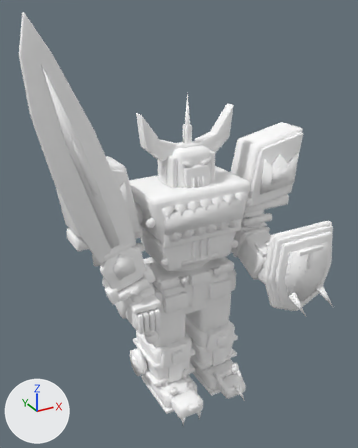
One commit to the OBJ model Assets/Zord/zord.obj: the scene before it, then after it.
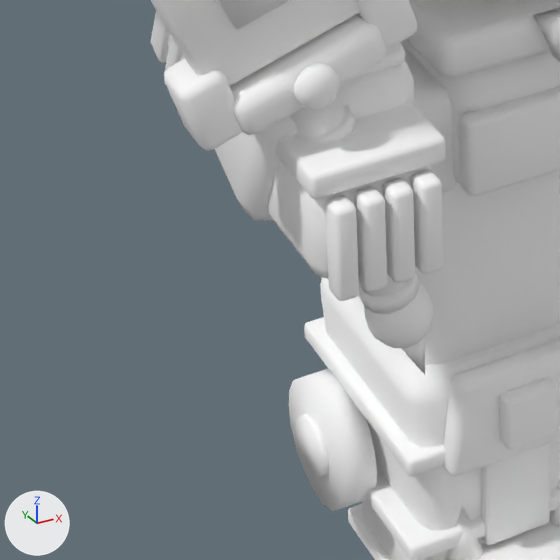
The first picture shows the older version from a camera (50 mm lens) standing at (-2.63, -4.61, 4.51) and looking at (-0.21, -0.21, 2.31). The close-ups show the older and then the newer version on the part from 20% to 51% of the width and 61% to 86% of the height of that picture. Only the edits that show in the close-ups are written down. Every picture has the same lights, and +X, +Y and +Z are marked at lower left. Where no turn or scale is listed for an object, it has been applied to the vertices.

In view in the first close-up: 'footR', 'foreArmR', 'pelvis', 'shinR', 'thighR'.
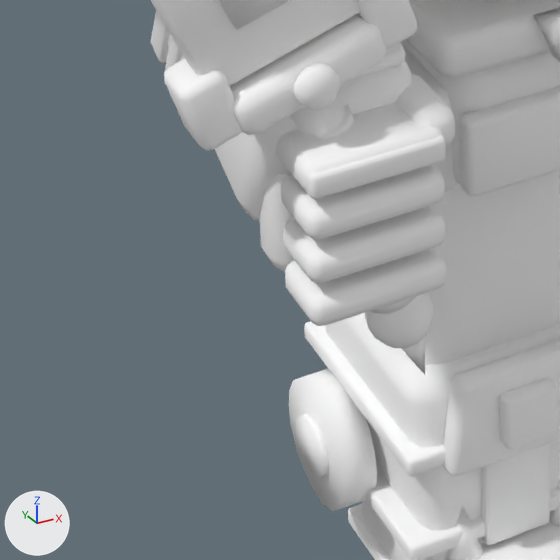
Diff of the bpy script that builds the scene:
```diff
--- a/Assets/Zord/zord.obj.py
+++ b/Assets/Zord/zord.obj.py
@@ me_forearmr @@
 # used by ob_forearmr; location = (0.0, 0.0, 0.0)
-me_forearmr.from_pydata(...)  # 1355 vertices, 2594 faces; spans x -1.78..-0.67, y -0.79..0.06, z 1.06..4.46
+me_forearmr.from_pydata(...)  # 1411 vertices, 2702 faces; spans x -1.78..-0.67, y -0.75..0.06, z 1.06..4.46
+# me_forearmr part 1: the loose piece of 56 vertices spanning x -1.01..-0.71, y -0.75..-0.43, z 1.7..1.76 is copied, and the copy is scaled about its middle by (0.984, 0.463, 1.04), then moved by (0.0, -0.07, -0.31); it spans x -1.01..-0.7, y -0.75..-0.58, z 1.38..1.46
+# me_forearmr part 2: the loose piece of 56 vertices spanning x -1.01..-0.71, y -0.75..-0.43, z 1.7..1.76 is copied, and the copy is scaled about its middle by (0.984, 0.463, 1.04), then moved by (0.0, -0.07, -0.2); it spans x -1.01..-0.7, y -0.75..-0.58, z 1.49..1.56
+# me_forearmr part 3: the loose piece of 56 vertices spanning x -1.01..-0.71, y -0.75..-0.43, z 1.7..1.76 is copied, and the copy is scaled about its middle by (0.984, 0.463, 1.04), then moved by (0.0, -0.07, -0.1); it spans x -1.01..-0.7, y -0.75..-0.58, z 1.59..1.67
+# me_forearmr part 4: the loose piece of 56 vertices spanning x -1.0..-0.72, y -0.74..-0.44, z 1.47..1.71 is scaled about its middle by (0.26, 0.68, 0.317), then moved by (0.15, -0.03, 0.16)
+# me_forearmr part 5: a new loose piece of 56 vertices spanning x -1.01..-0.71, y -0.55..-0.41, z 1.37..1.77, in mat_zord (white #ffffff)
+# me_forearmr part 6: the loose piece of 56 vertices spanning x -0.79..-0.74, y -0.79..-0.73, z 1.47..1.69 is deleted
+# me_forearmr part 7: the loose piece of 56 vertices spanning x -0.98..-0.93, y -0.79..-0.73, z 1.47..1.69 is deleted
+# me_forearmr part 8: the loose piece of 56 vertices spanning x -0.92..-0.87, y -0.79..-0.73, z 1.47..1.69 is deleted
+# me_forearmr part 9: the loose piece of 56 vertices spanning x -0.85..-0.8, y -0.79..-0.73, z 1.47..1.69 is deleted
+# me_forearmr part 10: 2 vertices moved within x -1.0..-0.72, y -0.74, z 1.76; 56 vertices added at x -1.01..-0.7, y -0.75..-0.58, z 1.7..1.77
 me_forearmr.materials.append(mat_zord)
```

Pixel boxes (x1, y1, x2, y2) of what changed, in the close-ups (560 x 560 px; the box of a moved part takes in the faces that stretch with it):
'foreArmR', reshaped
    before: (151, 0, 445, 375)
    after: (151, 0, 455, 375)
part 1 of me_forearmr, added
    after: (285, 248, 446, 326)
part 2 of me_forearmr, added
    after: (283, 205, 445, 283)
part 3 of me_forearmr, added
    after: (281, 164, 445, 239)
part 4 of me_forearmr, moved or reshaped
    before: (268, 163, 431, 278)
    after: (396, 74, 455, 146)
part 5 of me_forearmr, added
    after: (259, 174, 295, 272)
part 6 of me_forearmr, deleted
    before: (411, 170, 443, 274)
part 7 of me_forearmr, deleted
    before: (325, 195, 359, 301)
part 8 of me_forearmr, deleted
    before: (354, 187, 387, 292)
part 9 of me_forearmr, deleted
    before: (383, 178, 415, 283)
part 10 of me_forearmr, built on
    before: (280, 101, 444, 177)
    after: (276, 103, 445, 196)
